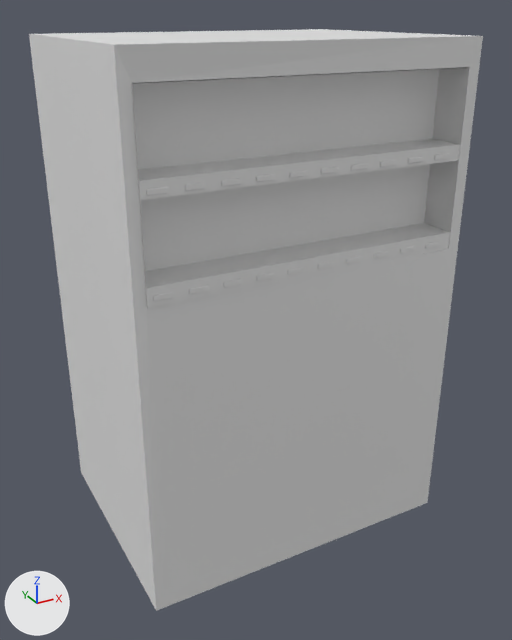
One commit to the Blender file Vending Machine.blend: the scene before it, then after it.
The view is the same before and after, from a camera (50 mm lens) standing at (-1.97, -3.93, 3.13) and looking at (0.01, -0.35, 1.34). The axes (+X, +Y, +Z) are drawn at lower left. The lights are the same throughout.

Script lines for the objects in view, before the commit:
```python
me_cube_001 = bpy.data.meshes.new('Cube.001')
me_cube_001.from_pydata(...)  # 16 vertices, 13 faces; spans x -1.0..1.0, y -1.0..0.5, z 0.0..3.0
me_cube_002 = bpy.data.meshes.new('Cube.002')
me_cube_002.from_pydata(...)  # 20 vertices, 19 faces; spans x -0.93..0.93, y -1.0..-0.78, z -0.5..0.5
me_cube_003 = bpy.data.meshes.new('Cube.003')
me_cube_003.from_pydata(...)  # a box spanning x -0.9006..-0.7986, y -1.0116..-1.0016, z 0.0318..0.0599
me_cube_004 = bpy.data.meshes.new('Cube.004')
me_cube_004.from_pydata(...)  # a box spanning x -0.9006..-0.7986, y -1.012..-1.002, z 0.0318..0.0599
ob_cube = bpy.data.objects.new('Cube', me_cube_001)
ob_cube.location = (0.0, 0.0, 0.0)
ob_cube_001 = bpy.data.objects.new('Cube.001', me_cube_002)
ob_cube_001.location = (0.0, 0.002, 2.346)
ob_cube_002 = bpy.data.objects.new('Cube.002', me_cube_003)
ob_cube_002.location = (0.0, 0.006, 2.346)
_m = ob_cube_002.modifiers.new('Array', 'ARRAY')
_m.count = 10
_m.relative_offset_displace = (1.8, 0.0, 0.0)
_m = ob_cube_002.modifiers.new('Bevel', 'BEVEL')
_m.segments = 6
ob_cube_003 = bpy.data.objects.new('Cube.003', me_cube_004)
ob_cube_003.location = (0.0, 0.006, 1.844)
_m = ob_cube_003.modifiers.new('Array', 'ARRAY')
_m.count = 10
_m.relative_offset_displace = (1.8, 0.0, 0.0)
_m = ob_cube_003.modifiers.new('Bevel', 'BEVEL')
_m.segments = 6
```
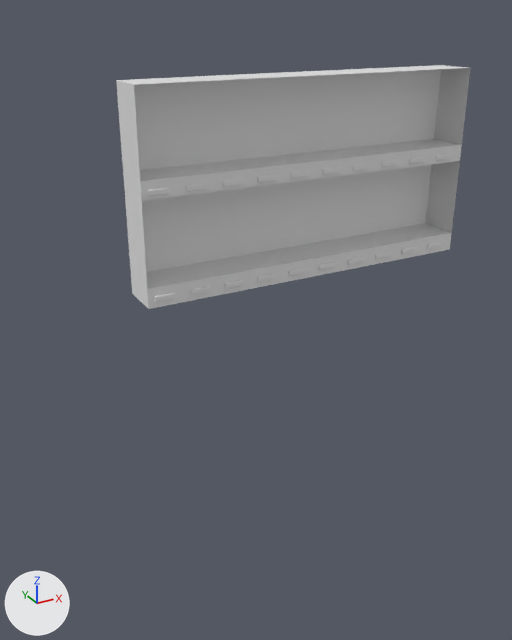
Pixel boxes (x1, y1, x2, y2) of what changed, in the pictures (512 x 640 px):
'Cube', hidden: before (29, 29, 483, 611)
'Cube.001', moved: before (132, 67, 469, 308); after (116, 65, 471, 309)
'Cube.003', moved: before (153, 242, 440, 301); after (154, 242, 441, 302)

Diff of the bpy script that builds the scene:
```diff
--- a/Vending Machine.blend.py
+++ b/Vending Machine.blend.py
@@ ob_cube @@
 ob_cube.location = (0.0, 0.0, 0.0)
+ob_cube.hide_set(True)
@@ ob_cube_001 @@
 ob_cube_001 = bpy.data.objects.new('Cube.001', me_cube_002)
-ob_cube_001.location = (0.0, 0.002, 2.346)
+ob_cube_001.location = (0.0, -0.011, 2.346)
@@ ob_cube_003 @@
 ob_cube_003 = bpy.data.objects.new('Cube.003', me_cube_004)
-ob_cube_003.location = (0.0, 0.006, 1.844)
+ob_cube_003.location = (0.0, -0.007, 1.844)
 _m = ob_cube_003.modifiers.new('Array', 'ARRAY')
```
